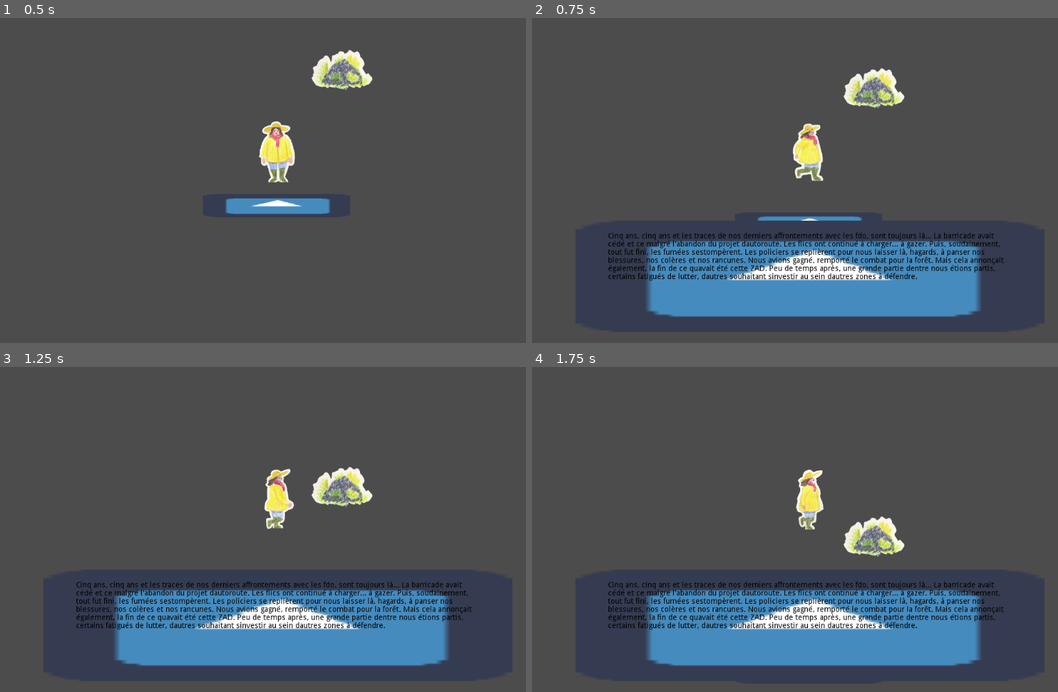
Above: before the commit, frames 1-4 (two rows, left to right).
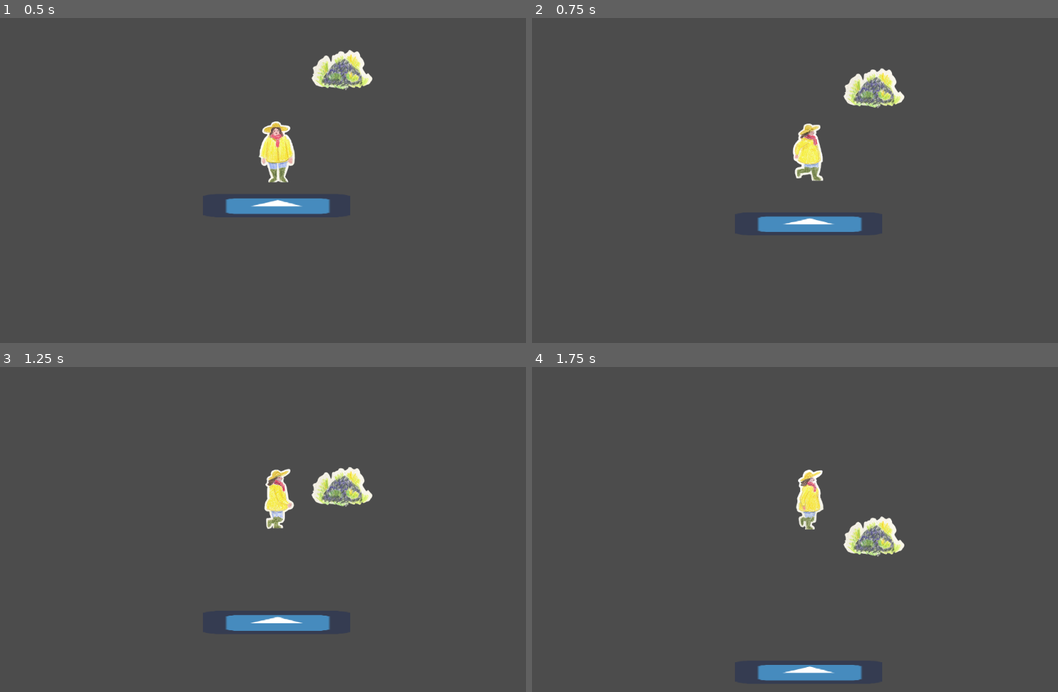
Above: after the commit, the same moments.

Repository: Paulette005/GGJ2021-ZAD
Game: Godot game, scene res://DGodot/scenes/ScenePrincipale_Zad.tscn
The game is run twice, just before and just after one commit, with the same random seed, the same clock (stepped at 60 frames per second) and the same inputs. The engine's default icon, where the game draws it, is replaced by a stand-in: a white triangle on a blue panel in a dark square.
Inputs:
- Up to frame 1 (0.5 s): no input
- Up to frame 2 (0.75 s): tap Enter (ui_accept) at 0.5 s; hold Up (ui_up) from 0.53 s (still down); hold Enter (ui_accept) from 0.53 s (still down)
- Up to frame 3 (1.25 s): keep holding Up (ui_up); keep holding Enter (ui_accept)
- Up to frame 4 (1.75 s): keep holding Up (ui_up); release Enter (ui_accept) at 1.28 s; tap Enter (ui_accept) at 1.35, 1.52 s

Frame 1 is identical in both runs. In frame 2, 17% of the frame differs, in the area x 14-90%, y 62-93%; in frame 3, 16%; in frame 4, 17%, in the area x 14-90%, y 66-97%.

Commit message:
dialogues

Diff:
--- /dev/null
+++ b/DGodot/assets/Font/fontCalibri.tres
@@ -0,0 +1,8 @@
+[gd_resource type="DynamicFont" load_steps=2 format=2]
+
+[ext_resource path="res://DGodot/assets/Font/calibri.ttf" type="DynamicFontData" id=1]
+
+[resource]
+size = 25
+outline_color = Color( 0, 0, 0, 1 )
+font_data = ExtResource( 1 )
--- a/DGodot/scenes/BoiteDialogues.tscn
+++ b/DGodot/scenes/BoiteDialogues.tscn
@@ -1,7 +1,8 @@
-[gd_scene load_steps=3 format=2]
+[gd_scene load_steps=4 format=2]
 
 [ext_resource path="res://DGodot/assets/icon.png" type="Texture" id=1]
 [ext_resource path="res://DGodot/scripts/Souvenirs.gd" type="Script" id=2]
+[ext_resource path="res://DGodot/assets/Font/fontCalibri.tres" type="DynamicFont" id=3]
 
 [node name="Control" type="Control"]
 anchor_right = 1.0
@@ -37,9 +38,11 @@
 anchor_right = 1.0
 anchor_bottom = 0.5
 margin_left = 60.0
-margin_top = -81.0
+margin_top = -79.0
 margin_right = -60.0
 margin_bottom = 83.0
+custom_fonts/mono_font = ExtResource( 3 )
+custom_fonts/normal_font = ExtResource( 3 )
 custom_colors/default_color = Color( 0, 0, 0, 1 )
 bbcode_text = "Voici du texte pour faire un test."
 text = "Voici du texte pour faire un test."
--- a/DGodot/scripts/Interactions.gd
+++ b/DGodot/scripts/Interactions.gd
@@ -14,11 +14,11 @@
 	if body.name == "Player":
 		playerZone = true
 		print("playerZone true")
-		print(IDSouvenirs)
 
 func on_body_exited(body):
 	if body.name == "Player":
 		playerZone = false
+		Dialogues.visible = false
 		print("playerZone false")
 
 func _input(event):
@@ -26,4 +26,6 @@
 		parle()
 
 func parle():
+	BoiteDialogues.Souvenirs = BoiteDialogues.DialSouvenir[IDSouvenirs]
 	Dialogues.visible = true
+	print(BoiteDialogues.DialSouvenir)
--- a/DGodot/scripts/Souvenirs.gd
+++ b/DGodot/scripts/Souvenirs.gd
@@ -1,6 +1,7 @@
 extends Control
 
 var IDSouvenirs
+var Souvenirs = String("")
 
 var DialSouvenir = ["Ça va faire bientôt cinq ans que je n’avais pas remis les pieds ici. Tout le monde est finalement  …(257 unchanged characters)…
 			"…Cinq ans, cinq ans et les traces de nos derniers affrontements avec les fdo, sont toujours là... La barricade avai …(554 unchanged characters)…
@@ -8,9 +9,12 @@
 			"Voilà le vieux four à pain, qu’on appelait n°4, car c’était le quatrième qu’on eu construit.C’est Stelle et Grog qu …(739 unchanged characters)…
 			"Ha ! C’est là où j’ai campé la première nuit sur la ZAD ! J’étais tellement gênée au début, je savais pas trop où m …(573 unchanged characters)…
 
-func _ready():
-	chargement()
+#func _ready():
+#	chargement()
+
+func _process(delta):
+	if Input.is_action_pressed("ui_accept"):
+		chargement()
 
 func chargement():
-	$Texte.bbcode_text = DialSouvenir[1]
-#	print(IDSouvenirs)
+	$Texte.bbcode_text = Souvenirs
Binary file added: DGodot/assets/Font/calibri.ttf
Binary file added: DGodot/assets/Font/calibrib.ttf
Binary file added: DGodot/assets/Font/calibrii.ttf
Binary file added: DGodot/assets/Font/calibril.ttf
Binary file added: DGodot/assets/Font/calibrili.ttf
Binary file added: DGodot/assets/Font/calibriz.ttf
